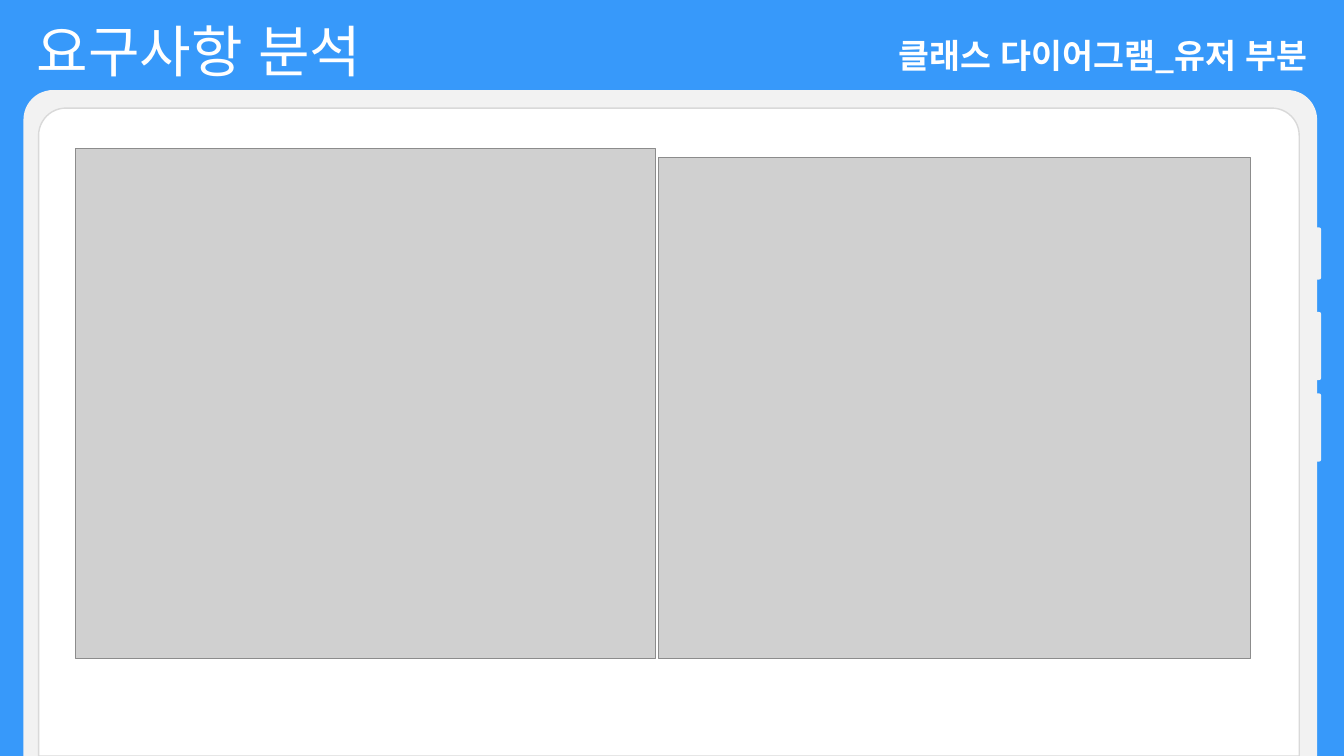
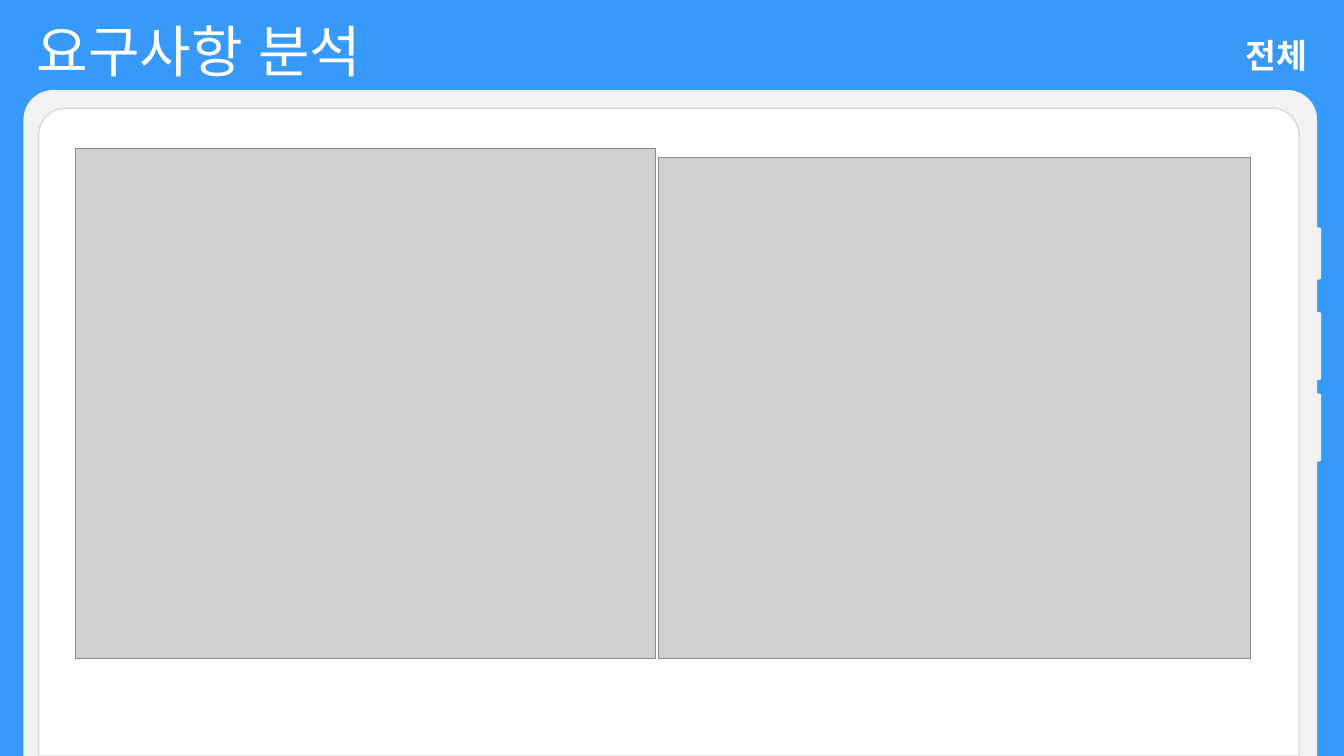
Before and after one commit to choign3123/SE_7, a slide deck: slide 10 of 발표/소프트웨어공학 발표_gn.pptx (slide 11 before the commit). Drawn at 1344x756 pixels with LibreOffice and Linux fonts; fonts in the diff are those of the drawing; grey boxes stand for pictures. Boxes give left, top, right and bottom in pixels: in the first picture for what was removed or moved away, otherwise in the second. Text is boxed around its words. In the diff, an @@ line names an element or a change of style, - is before the commit and + after.

```diff
--- a/발표/소프트웨어공학 발표_gn.pptx
+++ b/발표/소프트웨어공학 발표_gn.pptx
@@ text at (1245,40,1307,71): text changed @@
-클래스 다이어그램_유저 부분
+전체
```
Also in this commit, not shown: 2 other slides changed, 24 slides removed, 2 other files.
